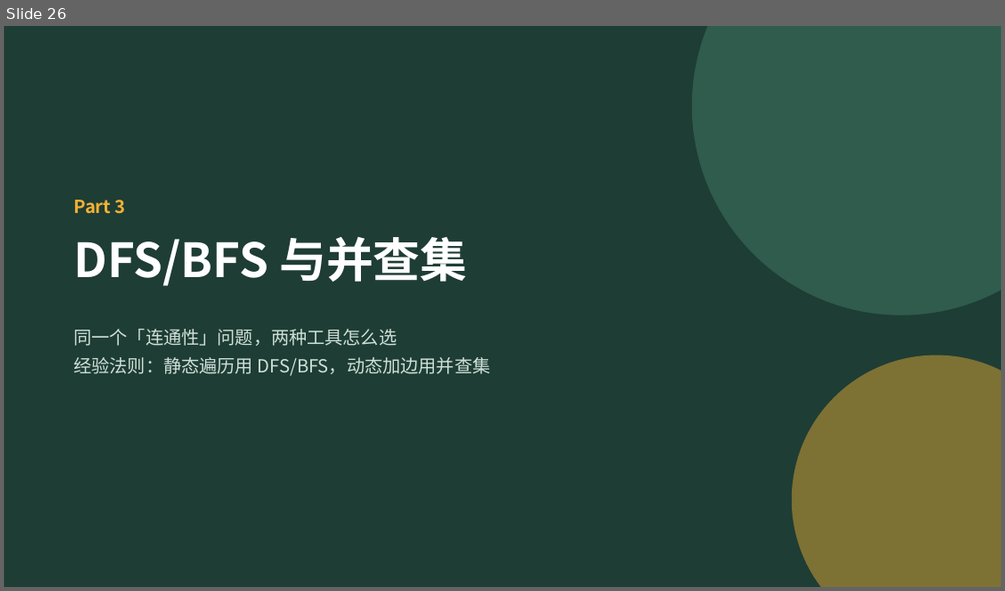
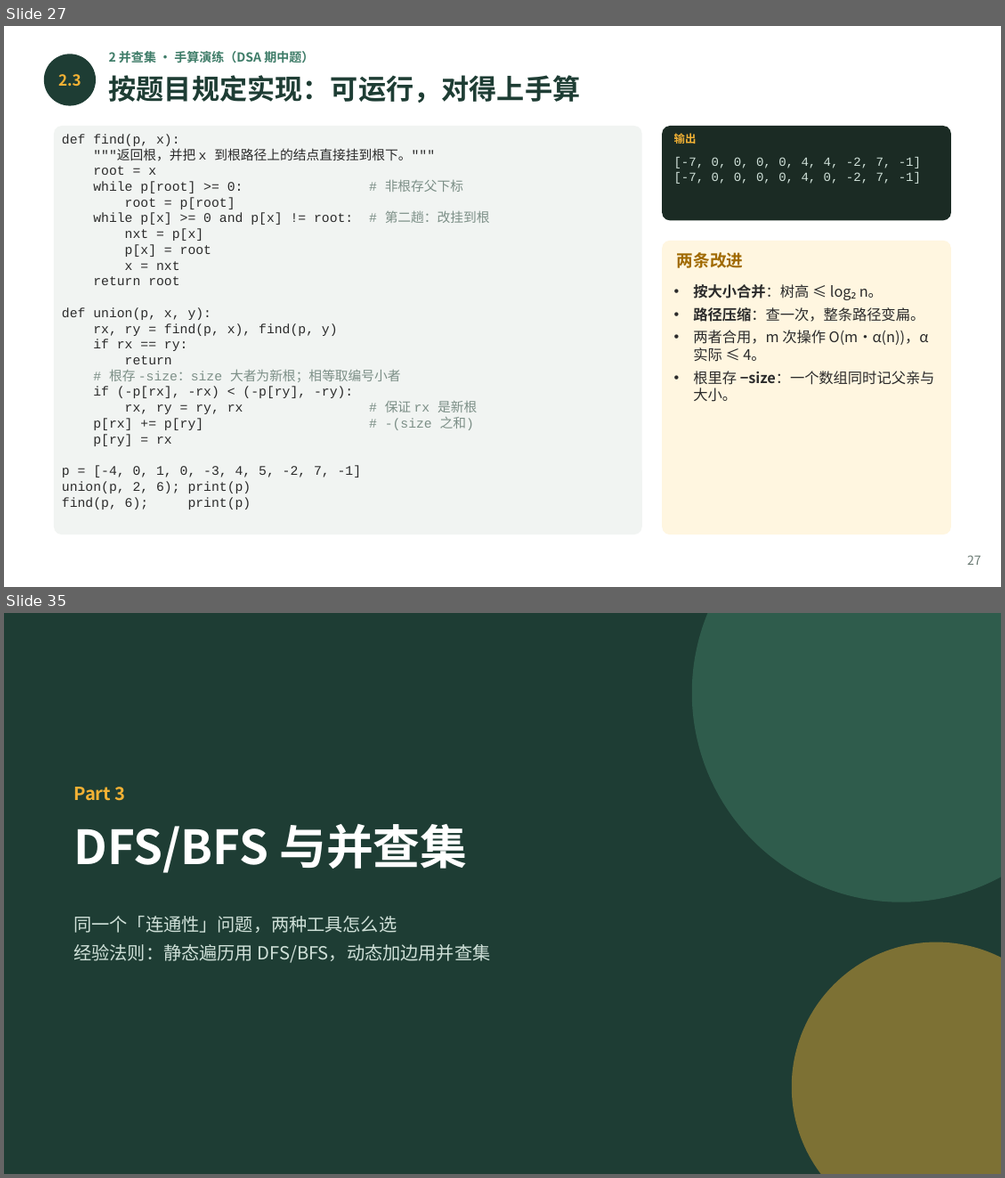
Before and after one commit to GMyhf/2026fall-cs101, a slide deck: courseware/202610_ADS_W09_Recursion_Backtracking_DSU.pptx. Shown one above the other, each under a label of ours: slide 26 before the commit, slides 27 and 35 after it; the slides between them are not shown. The pictures are 1005x591 and 1005x1178 pixels, drawn with LibreOffice and Linux fonts; fonts in the diff are those of the drawing. Boxes give left, top, right and bottom in pixels: in the first picture for what was removed or moved away, otherwise in the second. Text is boxed around its words. In the diff, an @@ line names an element or a change of style, - is before the commit and + after.

```diff
--- a/courseware/202610_ADS_W09_Recursion_Backtracking_DSU.pptx
+++ b/courseware/202610_ADS_W09_Recursion_Backtracking_DSU.pptx
@@ slide 27 added at box(4, 26, 1001, 587), background #FFFFFF @@
@@ text added at box(109, 51, 314, 63), 9 pt, text #3E7C68, bold @@
+2 并查集 · 手算演练（DSA 期中题）
@@ ellipse added at box(44, 54, 96, 106), fill #1E3D34 @@
@@ text added at box(58, 74, 81, 86), 11 pt, text #F2B134, bold @@
+2.3
@@ text added at box(109, 75, 581, 103), 20 pt, text #1E3D34, bold @@
+按题目规定实现：可运行，对得上手算
@@ rounded rectangle added at box(54, 126, 642, 534), fill #F1F4F2 @@
@@ rounded rectangle added at box(662, 126, 951, 220), fill #1B2B24 @@
@@ text added at box(62, 134, 490, 509), 9.5 pt, text #2B2B2B @@
+def find(p, x):
+"""返回根，并把 x 到根路径上的结点直接挂到根下。"""
+root = x
+while p[root] >= 0: # 非根存父下标
+root = p[root]
+while p[x] >= 0 and p[x] != root: # 第二趟：改挂到根
+nxt = p[x]
+p[x] = root
+x = nxt
+return root
+def union(p, x, y):
+rx, ry = find(p, x), find(p, y)
+if rx == ry:
+return
+# 根存 -size：size 大者为新根；相等取编号小者
+if (-p[rx], -rx) < (-p[ry], -ry):
+rx, ry = ry, rx # 保证 rx 是新根
+p[rx] += p[ry] # -(size 之和)
+p[ry] = rx
+p = [-4, 0, 1, 0, -3, 4, 5, -2, 7, -1]
+union(p, 2, 6); print(p)
+find(p, 6); print(p)
@@ text added at box(674, 133, 696, 143), 8 pt, text #F2B134, bold @@
+输出
@@ text added at box(674, 157, 921, 184), 9 pt, text #CFE0D8 @@
+[-7, 0, 0, 0, 0, 4, 4, -2, 7, -1]
+[-7, 0, 0, 0, 0, 4, 0, -2, 7, -1]
@@ rounded rectangle added at box(662, 240, 951, 534), fill #FFF6E0 @@
@@ text added at box(677, 252, 744, 268), 12 pt, text #A06A00, bold @@
+两条改进
@@ text added at box(693, 293, 935, 402), 10.5 pt, text #2B2B2B @@
+• 按大小合并：树高 ≤ log₂ n。
+• 路径压缩：查一次，整条路径变扁。
+• 两者合用，m 次操作 O(m·α(n))，α 实际 ≤ 4。
+• 根里存 −size：一个数组同时记父亲与大小。
@@ text added at box(967, 555, 981, 564), 9 pt, text #6B7B74 @@
+27
@@ what was slide 26 is now slide 35 @@
```
Also in this commit, not shown: 13 slides changed, 8 other slides added, 13 other files.
